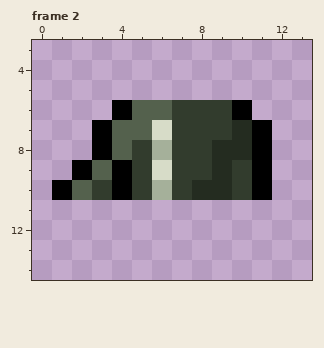
File history of a pixel-art file, resources/gfx/gear/chest/necromancer/NecromancerRobe-UpRight.aseprite. Above, as it was before the edit.
16x16 pixels, 4 frames. Shown: frame 2: x 0..13, y 3..14. The commit also changed other frames, which this record leaves out.
Now the later version:
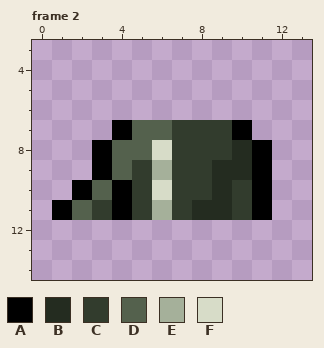
Palette (. is transparent): A #000000  B #242c20  C #323c2d  D #54614d  E #a5b09a  F #d7dcc8
The edit:
Changed rows in their new state; - is an unchanged pixel.
Frame 2, layer "Chest piece":
first column x 1:
 6 ---.......-
 7 --.A-D---A.
 8 ----DF--C--
 9 -.AD-E---B-
10 .AD--F-C---
11 ADCACECBBCA
Where, in picture pixels (left, top, right, bottom), the same in both pictures:
changed: (52, 100, 272, 220)
